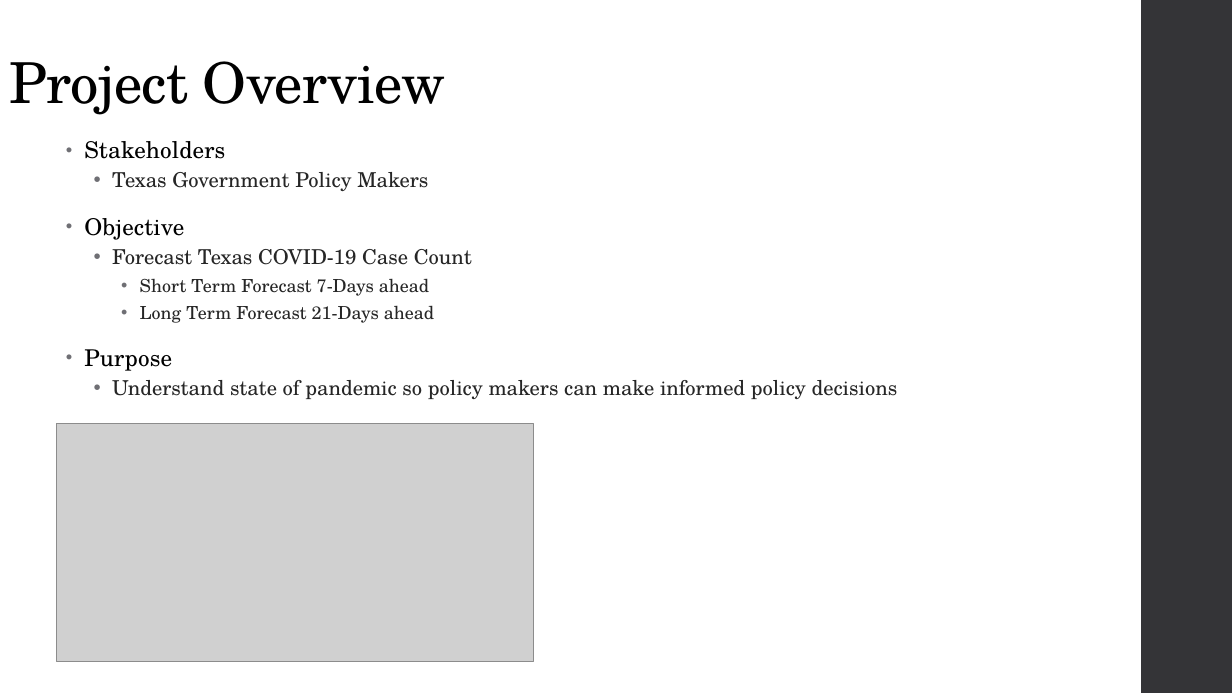
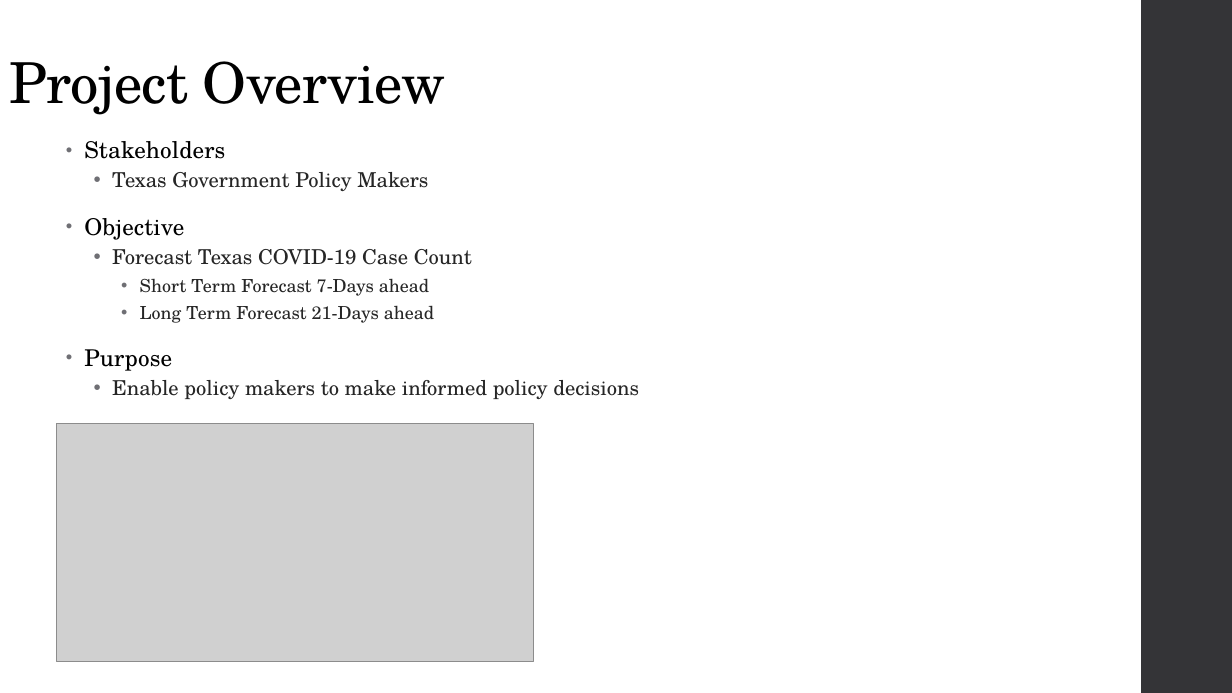
Before and after one commit to C-Stewart-GH/Forecasting_Texas_Covid_Case_Count, a slide deck: slide 3 of PPT_Files/Cameron_PartB_Slides.pptx. Drawn at 1232x693 pixels with LibreOffice and Linux fonts; fonts in the diff are those of the drawing; grey boxes stand for pictures. Boxes give left, top, right and bottom in pixels: in the first picture for what was removed or moved away, otherwise in the second. Text is boxed around its words. In the diff, an @@ line names an element or a change of style, - is before the commit and + after.

```diff
--- a/PPT_Files/Cameron_PartB_Slides.pptx
+++ b/PPT_Files/Cameron_PartB_Slides.pptx
@@ text at box(112, 380, 639, 399): text changed @@
-  • Understand state of pandemic so policy makers can make informed policy decisions
+  • Enable policy makers to make informed policy decisions
```
Also in this commit, not shown: 4 other slides changed, 7 slides added, 4 slides removed, 5 other files.
